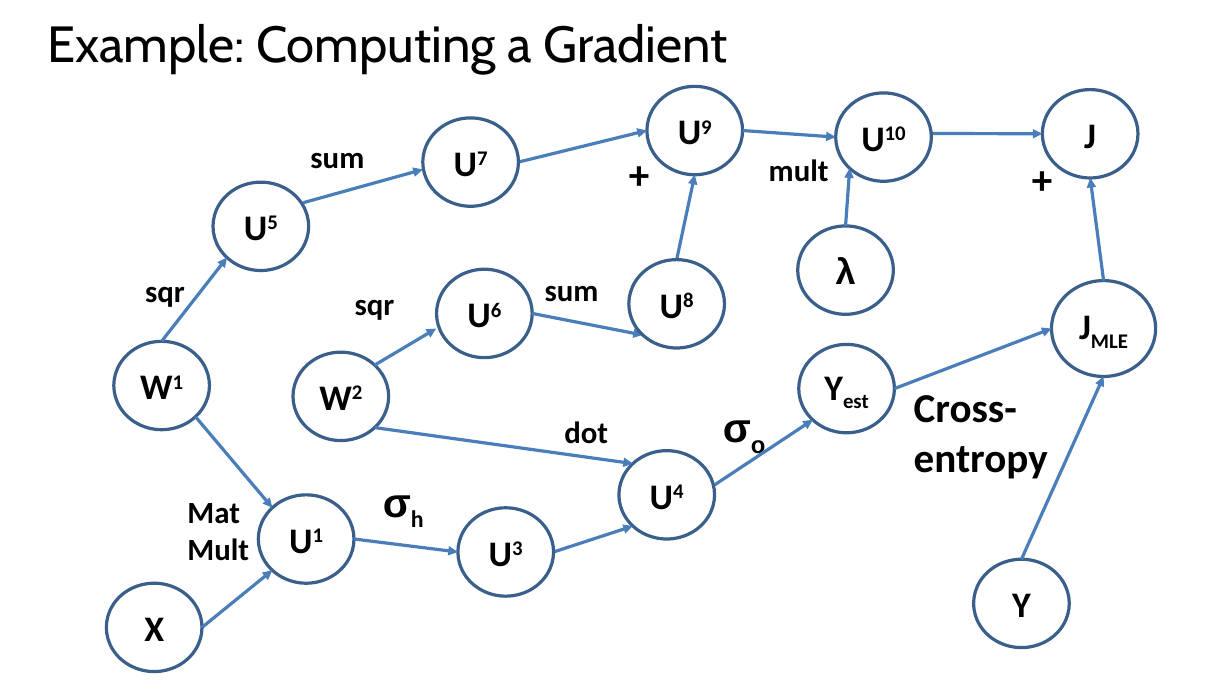
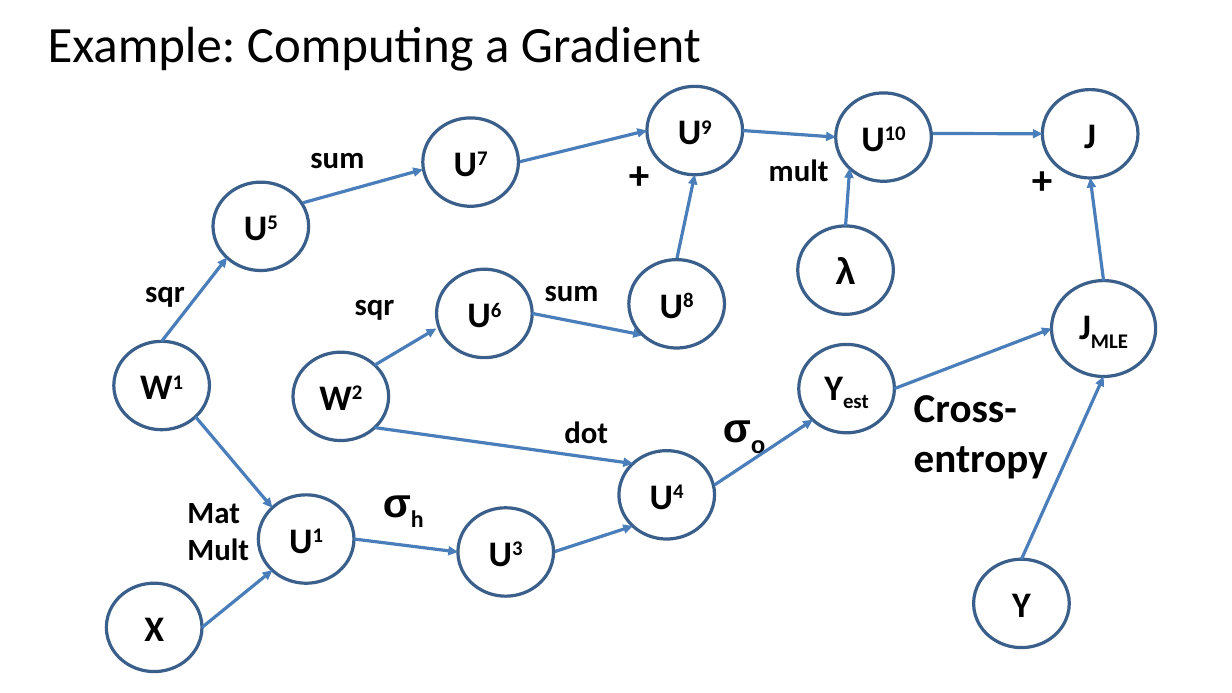
Before and after one commit to StephenElston/CSCI-E25, a slide deck: slide 53 of Slides/5_BuildingBlocksOfDeepLearning.pptx (slide 51 before the commit). Drawn at 1232x693 pixels with LibreOffice and Linux fonts; fonts in the diff are those of the drawing. Boxes give left, top, right and bottom in pixels: in the first picture for what was removed or moved away, otherwise in the second. Text is boxed around its words. In the diff, an @@ line names an element or a change of style, - is before the commit and + after.

```diff
--- a/Slides/5_BuildingBlocksOfDeepLearning.pptx
+++ b/Slides/5_BuildingBlocksOfDeepLearning.pptx
@@ title "Example: Computing a Gradient" at (48, 26, 701, 71): font Cabin to Calibri @@
```
Also in this commit, not shown: 2 other slides changed, 3 slides added, 1 other file.
